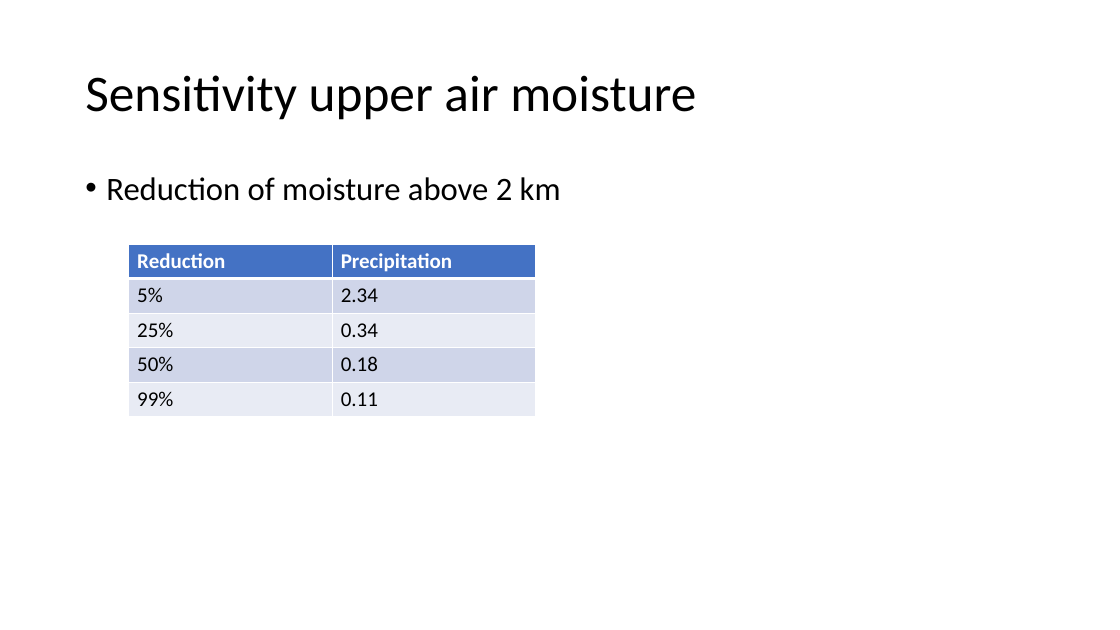
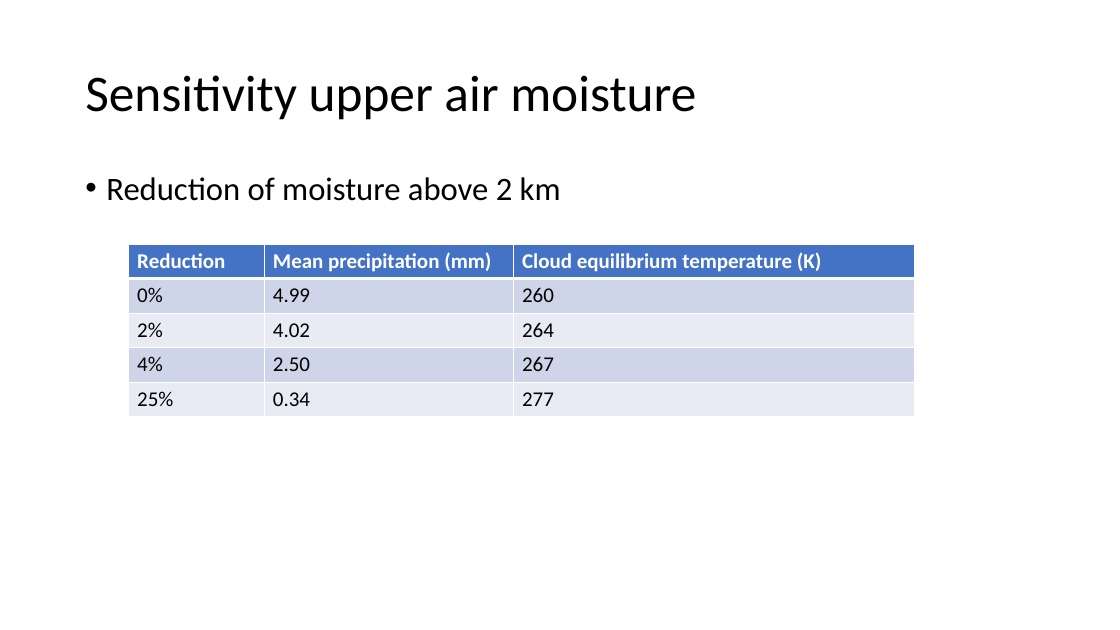
Before and after one commit to meteoNL/CloudParcelModel_SOACproject, a slide deck: slide 16 of model_representation.pptx. Drawn at 1120x630 pixels with LibreOffice and Linux fonts; fonts in the diff are those of the drawing. Boxes give left, top, right and bottom in pixels: in the first picture for what was removed or moved away, otherwise in the second. Text is boxed around its words. In the diff, an @@ line names an element or a change of style, - is before the commit and + after.

```diff
--- a/model_representation.pptx
+++ b/model_representation.pptx
@@ table at box(129, 245, 915, 417) @@
-column 1: Reduction | 5% | 25% | 50% | 99%
-column 2: Precipitation | 2.34 | 0.34 | 0.18 | 0.11
+column 1: Reduction | 0% | 2% | 4% | 25%
+column 2: Mean precipitation (mm) | 4.99 | 4.02 | 2.50 | 0.34
+column 3: Cloud equilibrium temperature (K) | 260 | 264 | 267 | 277
@@ table: place and size @@
-table at box(129, 245, 535, 417)
+table at box(129, 245, 915, 417)
```
Also in this commit, not shown: 6 other slides changed, 1 other file.
